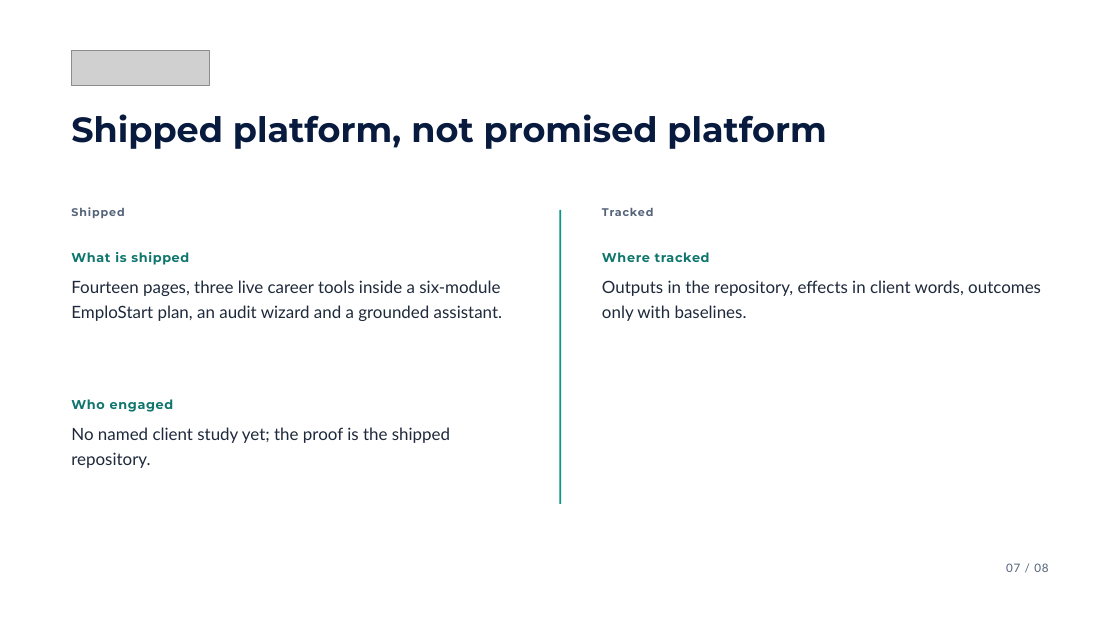
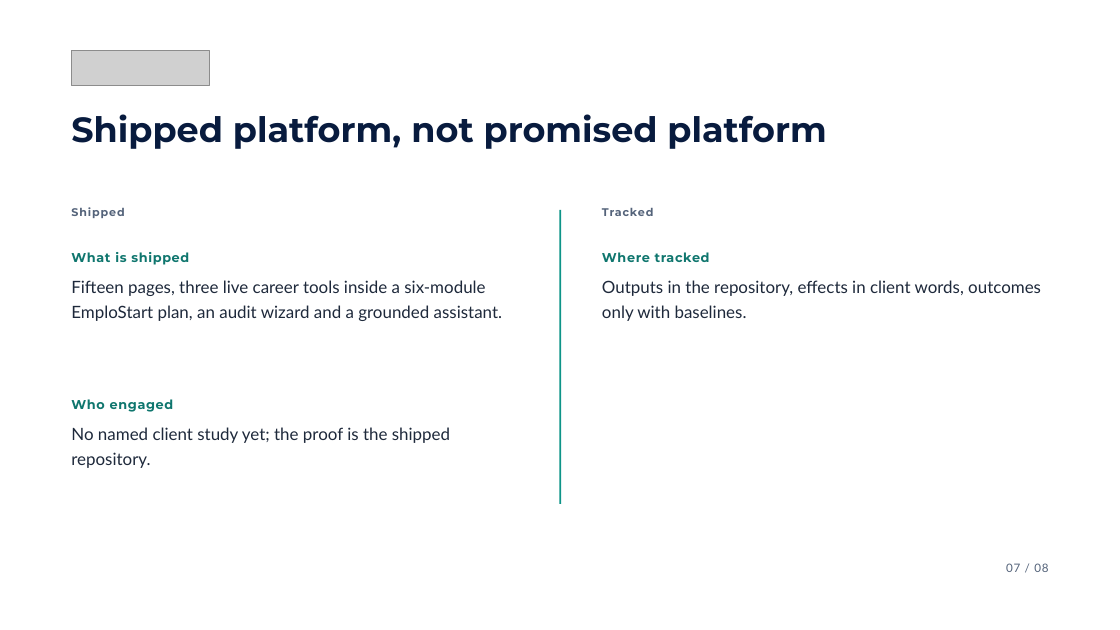
Before and after one commit to Diocese-trees/Emplowise-Website-Phase-I, a slide deck: slide 7 of public/downloads/Emplowise-Pitch-Deck-2026.pptx. Drawn at 1120x630 pixels with LibreOffice and Linux fonts; fonts in the diff are those of the drawing; grey boxes stand for pictures. Boxes give left, top, right and bottom in pixels: in the first picture for what was removed or moved away, otherwise in the second. Text is boxed around its words. In the diff, an @@ line names an element or a change of style, - is before the commit and + after.

```diff
--- a/public/downloads/Emplowise-Pitch-Deck-2026.pptx
+++ b/public/downloads/Emplowise-Pitch-Deck-2026.pptx
@@ text at (71, 280, 502, 321): text changed @@
-Fourteen pages, three live career tools inside a six-module EmploStart plan, an audit wizard and a grounded assistant.
+Fifteen pages, three live career tools inside a six-module EmploStart plan, an audit wizard and a grounded assistant.
```
Also in this commit, not shown: 24 other files.
